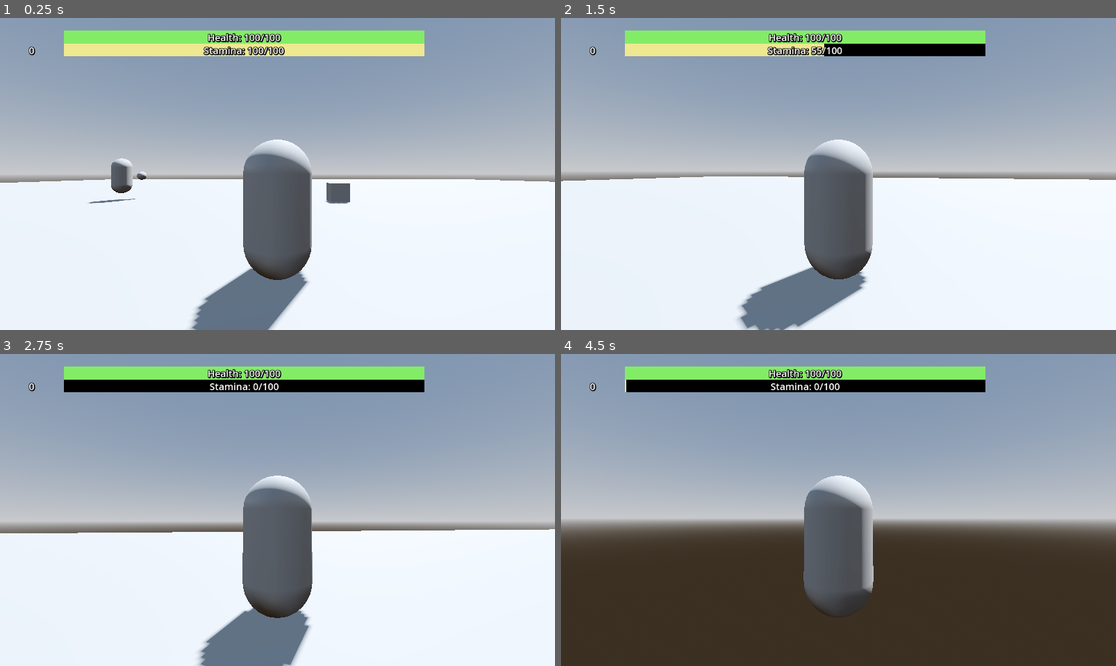
Above: before the commit, frames 1-4 (two rows, left to right).
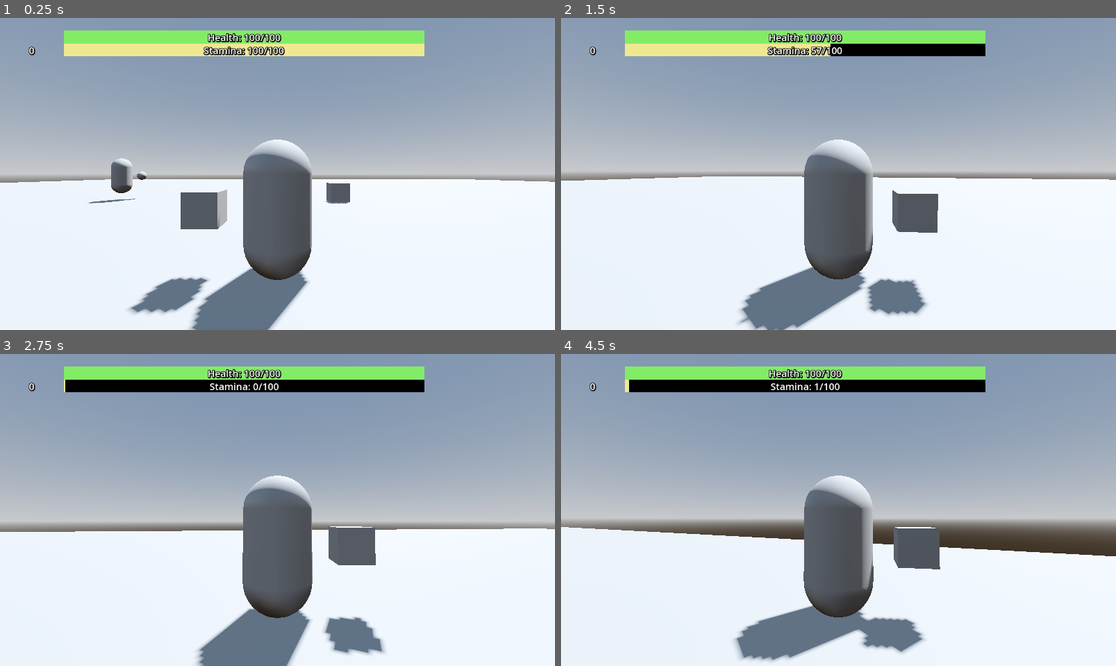
Above: after the commit, the same moments.

Repository: jalvarez2016/Crow-Shrine
Game: Godot game, scene res://Shrine.tscn
Same seed, same stepped clock (60 frames per second), same inputs: the game is played once before the commit and once after it. The project has no main scene, so this scene is started directly.
Inputs (mouse positions are in pixels of both pictures, inside the frame that each line leads up to):
- Up to frame 1 (0.25 s): no input
- Up to frame 2 (1.5 s): tap Enter at 0.5 s; move the mouse to (866, 174) at 0.52 s; hold Shift (sprint) 0.53-1.28 s; hold W (forward) from 0.53 s (still down); tap Ctrl (dodge) at 0.6 s; tap Space (jump) at 0.77 s; move the mouse to (810, 174) at 1.27 s; tap Shift (sprint) at 1.35 s
- Up to frame 3 (2.75 s): keep holding W (forward); tap Space (jump) at 1.52 s; tap Ctrl (dodge) at 1.55, 2.1 s; move the mouse to (288, 503) at 2.02 s; hold Shift (sprint) from 2.03 s (still down)
- Up to frame 4 (4.5 s): keep holding W (forward); move the mouse to (832, 516) at 2.77 s; release Shift (sprint) at 2.78 s; tap Shift (sprint) at 2.85, 4.35 s; tap Space (jump) at 3.02, 3.77 s; tap Ctrl (dodge) at 3.05, 3.6 s; move the mouse to (877, 513) at 3.52 s; hold Shift (sprint) 3.53-4.28 s; move the mouse to (794, 506) at 4.27 s

The runs differ from the first frame. In frame 1, 2.0% of the frame differs, in the area x 23-41%, y 55-95%; in frame 2, 2.3%; in frame 3, 2.6%; in frame 4, 38%, in the area x 0-100%, y 8-100%.

Commit message:
fix stamina dodging, start on player attack and weapon

Diff:
--- a/Enemies/BaseEnemy.gd
+++ b/Enemies/BaseEnemy.gd
@@ -9,6 +9,8 @@
 var player : CharacterBody3D
 var player_detected : bool
 var player_is_in_striking_distance : bool
+
+var is_alive : bool = true
 @onready var navigation_agent: NavigationAgent3D = $NavigationAgent3D
 @onready var animation_player : AnimationPlayer = $AnimationPlayer
 
@@ -35,6 +37,8 @@
 
 	velocity = current_agent_position.direction_to(next_path_position) * movement_speed
 	move_and_slide()
+
+# Enemy attacking Player Logic
 
 func player_detection(delta):
 	var detection_rays = [
@@ -68,7 +72,6 @@
 		print('hit player')
 		body.attacked(strength)
 
-
 func _on_striking_area_entered(body):
 	if body is Player:
 		player_is_in_striking_distance = true
@@ -78,3 +81,18 @@
 	if body is Player:
 		player_is_in_striking_distance = false
 		animation_player.play("RESET")
+
+# Player attacking Enemy Logic
+
+func attacked(damage: float):
+	health -= damage
+	if health <= 0:
+		is_alive = false
+
+func _on_hitbox_entered(area):
+	if area.is_in_group("Weapon"):
+		print('player hit enemy')
+		pass
+	#	var damage = area.get_damage()
+		#attacked(damage);
+	pass # Replace with function body.
--- a/Enemies/BaseEnemy.tscn
+++ b/Enemies/BaseEnemy.tscn
@@ -15,6 +15,8 @@
 
 [sub_resource type="SphereShape3D" id="SphereShape3D_hru8d"]
 radius = 1.8
+
+[sub_resource type="CapsuleShape3D" id="CapsuleShape3D_ey0fj"]
 
 [sub_resource type="Animation" id="Animation_iu5k0"]
 resource_name = "Attack"
@@ -55,7 +57,7 @@
 
 [node name="Enemy" type="CharacterBody3D" groups=["Enemy"]]
 script = ExtResource("1_ycuag")
-health = 100.0
+health = 20.0
 strength = 10.0
 
 [node name="NavigationAgent3D" type="NavigationAgent3D" parent="."]
@@ -103,6 +105,11 @@
 [node name="CollisionShape3D" type="CollisionShape3D" parent="StrikingArea"]
 shape = SubResource("SphereShape3D_hru8d")
 
+[node name="Hitbox" type="Area3D" parent="."]
+
+[node name="CollisionShape3D" type="CollisionShape3D" parent="Hitbox"]
+shape = SubResource("CapsuleShape3D_ey0fj")
+
 [node name="AnimationPlayer" type="AnimationPlayer" parent="."]
 libraries = {
 "": SubResource("AnimationLibrary_mp3t5")
@@ -111,3 +118,4 @@
 [connection signal="area_entered" from="Weapon" to="." method="_on_hit_player"]
 [connection signal="body_entered" from="StrikingArea" to="." method="_on_striking_area_entered"]
 [connection signal="body_exited" from="StrikingArea" to="." method="_on_striking_area_exited"]
+[connection signal="area_entered" from="Hitbox" to="." method="_on_hitbox_entered"]
--- /dev/null
+++ b/Player/Managers/AttackManager.gd
@@ -0,0 +1,20 @@
+extends Node3D
+class_name AttackManager
+
+var attack_count : int = 0
+var max_attack_count : int = 1
+var combo : int = 0
+
+@export var damage_range: float = 10
+@export var weapon :Weapon
+@export var animator : AnimationPlayer
+
+func attack ():
+	# choose attack animation based on where you are in the combo
+	# attacks do more damage the further you are in a combo
+	if attack_count < max_attack_count:
+		attack_count += 1
+
+
+func get_damage():
+	pass
--- a/Player/Player.tscn
+++ b/Player/Player.tscn
@@ -1,20 +1,30 @@
-[gd_scene load_steps=16 format=3 uid="uid://nat143ct32bk"]
+[gd_scene load_steps=20 format=3 uid="uid://nat143ct32bk"]
 
 [ext_resource type="Script" path="res://Player/PlayerManager.gd" id="1_80koi"]
 [ext_resource type="Script" path="res://Player/Camera.gd" id="2_8ebgi"]
+[ext_resource type="Script" path="res://Player/Weapons/BaseWeapon.gd" id="2_gkliq"]
 [ext_resource type="Script" path="res://Player/UI/PlayerUIManager.gd" id="3_65a8l"]
 [ext_resource type="PackedScene" uid="uid://dtwpcxa2aregb" path="res://Player/ProgressBars/Bar.tscn" id="4_7rtrq"]
 [ext_resource type="LabelSettings" uid="uid://t72nuuri0je5" path="res://Player/ProgressBars/BarText.tres" id="5_optwe"]
 [ext_resource type="Script" path="res://Player/UI/Treasure/TreasureCount.gd" id="5_ygfrn"]
 [ext_resource type="Script" path="res://Player/ProgressBars/BarManager.gd" id="6_8rjsf"]
 [ext_resource type="Script" path="res://Player/Hitbox.gd" id="8_vvhcg"]
+[ext_resource type="Script" path="res://Player/Managers/AttackManager.gd" id="9_x6xln"]
 
 [sub_resource type="CapsuleShape3D" id="CapsuleShape3D_wk33r"]
 
-[sub_resource type="CapsuleMesh" id="CapsuleMesh_ywoj8"]
+[sub_resource type="CapsuleMesh" id="CapsuleMesh_tadse"]
+
+[sub_resource type="BoxShape3D" id="BoxShape3D_2x4vg"]
+size = Vector3(0.5, 0.5, 0.5)
+
+[sub_resource type="BoxMesh" id="BoxMesh_pdpfj"]
+size = Vector3(0.5, 0.5, 0.5)
 
 [sub_resource type="StyleBoxFlat" id="StyleBoxFlat_j0x4p"]
 bg_color = Color(0.933333, 0.909804, 0.568627, 1)
+
+[sub_resource type="CapsuleShape3D" id="CapsuleShape3D_4xyj3"]
 
 [sub_resource type="Animation" id="Animation_d83u5"]
 resource_name = "Dodge"
@@ -77,20 +87,31 @@
 "RESET": SubResource("Animation_ybxnj")
 }
 
-[sub_resource type="CapsuleShape3D" id="CapsuleShape3D_4xyj3"]
-
-[node name="CharacterBody3D" type="CharacterBody3D" node_paths=PackedStringArray("UI_controller", "roll_cooldwon") groups=["Player"]]
+[node name="CharacterBody3D" type="CharacterBody3D" node_paths=PackedStringArray("UI_controller", "roll_cooldwon", "attack_manager") groups=["Player"]]
 script = ExtResource("1_80koi")
 gravity = 100.0
 UI_controller = NodePath("PlayerUI")
 roll_cooldwon = NodePath("RollTimer")
+attack_manager = NodePath("AttackManager")
 
 [node name="CollisionShape3D" type="CollisionShape3D" parent="."]
 shape = SubResource("CapsuleShape3D_wk33r")
 
 [node name="MeshInstance3D" type="MeshInstance3D" parent="."]
-mesh = SubResource("CapsuleMesh_ywoj8")
+mesh = SubResource("CapsuleMesh_tadse")
 skeleton = NodePath("../CollisionShape3D")
+
+[node name="Weapon" type="Area3D" parent="MeshInstance3D" groups=["Weapon"]]
+transform = Transform3D(1, 0, 0, 0, 1, 0, 0, 0, 1, -1.06044, 0, 0)
+script = ExtResource("2_gkliq")
+weapon_name = "Pin"
+damage = 18
+
+[node name="CollisionShape3D" type="CollisionShape3D" parent="MeshInstance3D/Weapon"]
+shape = SubResource("BoxShape3D_2x4vg")
+
+[node name="MeshInstance3D" type="MeshInstance3D" parent="MeshInstance3D/Weapon"]
+mesh = SubResource("BoxMesh_pdpfj")
 
 [node name="Head" type="Node3D" parent="."]
 transform = Transform3D(1, 0, 0, 0, 1, 0, 0, 0, 1, 0, 0.5, 0)
@@ -154,14 +175,6 @@
 need_name = "Stamina"
 metadata/_edit_use_anchors_ = true
 
-[node name="AnimationPlayer" type="AnimationPlayer" parent="."]
-libraries = {
-"": SubResource("AnimationLibrary_7hrsk")
-}
-
-[node name="RollTimer" type="Timer" parent="."]
-wait_time = 0.8
-
 [node name="Hitbox" type="Area3D" parent="." node_paths=PackedStringArray("player_manager") groups=["Player"]]
 script = ExtResource("8_vvhcg")
 player_manager = NodePath("..")
@@ -170,4 +183,17 @@
 transform = Transform3D(1, 0, 0, 0, 1, 0, 0, 0, 1, 0, -0.5, 0)
 shape = SubResource("CapsuleShape3D_4xyj3")
 
+[node name="RollTimer" type="Timer" parent="."]
+wait_time = 0.3
+
+[node name="AnimationPlayer" type="AnimationPlayer" parent="."]
+libraries = {
+"": SubResource("AnimationLibrary_7hrsk")
+}
+
+[node name="AttackManager" type="Node3D" parent="." node_paths=PackedStringArray("weapon", "animator")]
+script = ExtResource("9_x6xln")
+weapon = NodePath("../MeshInstance3D/Weapon")
+animator = NodePath("../AnimationPlayer")
+
 [connection signal="timeout" from="RollTimer" to="." method="_on_roll_timer_timeout"]
--- a/Player/PlayerManager.gd
+++ b/Player/PlayerManager.gd
@@ -7,6 +7,8 @@
 @export var health := 100
 @export var UI_controller : Node3D
 @export var roll_cooldwon : Timer
+
+@export var attack_manager : AttackManager
 
 @onready var spring_arm: SpringArm3D = $Head/SpringArm3D
 @onready var mesh : MeshInstance3D = $MeshInstance3D
@@ -64,17 +66,29 @@
 
 	move_and_slide()
 
+# Enemy Attacking Player
+
 func attacked(damage: float):
 	UI_controller.damage(damage)
+
+# Player Actions
 
 func healed(amount: float):
 	UI_controller.heal(amount)
 
 func dodge():
-	dodging = true
-	roll_cooldwon.start()
-	UI_controller.use_stamina(20)
-	animation_player.play("Dodge")
+	var can_dodge = UI_controller.use_stamina(20)
+	if can_dodge:
+		dodging = true
+		roll_cooldwon.start()
+		animation_player.play("Dodge")
 
 func _on_roll_timer_timeout():
 	dodging = false
+
+func attack():
+	#Have an attack counter
+	pass
+
+func get_damage():
+	pass
--- a/Player/ProgressBars/BarManager.gd
+++ b/Player/ProgressBars/BarManager.gd
@@ -19,10 +19,14 @@
 	update_ui_bar()
 
 func subtract(amount: float = decay_rate):
+	if amount > value:
+		return false
 	value -= amount
 	if value < 0:
 		value = 0
+
 	update_ui_bar()
+	return true
 
 func update_ui_bar():
 	ui_bar.update_value(value, max_value)
--- a/Player/UI/PlayerUIManager.gd
+++ b/Player/UI/PlayerUIManager.gd
@@ -15,9 +15,9 @@
 
 func use_stamina(amount: float = 0):
 	if amount > 0:
-		stamina.subtract(amount)
-
-	stamina.subtract(.5)
+		return stamina.subtract(amount)
+	else:
+		stamina.subtract(.5)
 
 func refill_stamina():
-	stamina.add(.1)
+	stamina.add(.2)
--- /dev/null
+++ b/Player/Weapons/BaseWeapon.gd
@@ -0,0 +1,5 @@
+extends Area3D
+class_name Weapon
+
+@export var weapon_name : String
+@export var damage : int
Not shown: 1 places in Enemies/BaseEnemy.tscn that only renumber resources
